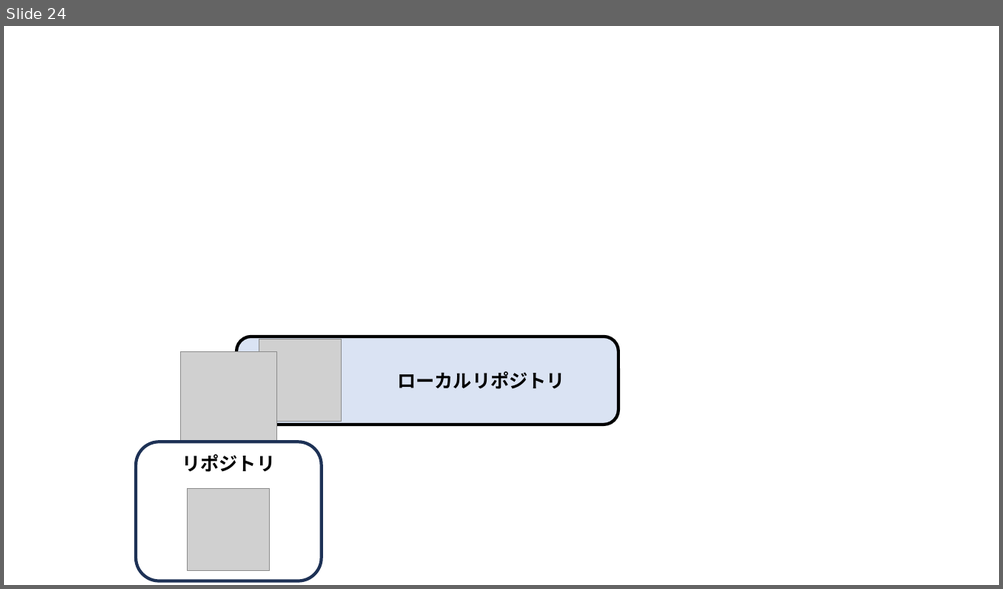
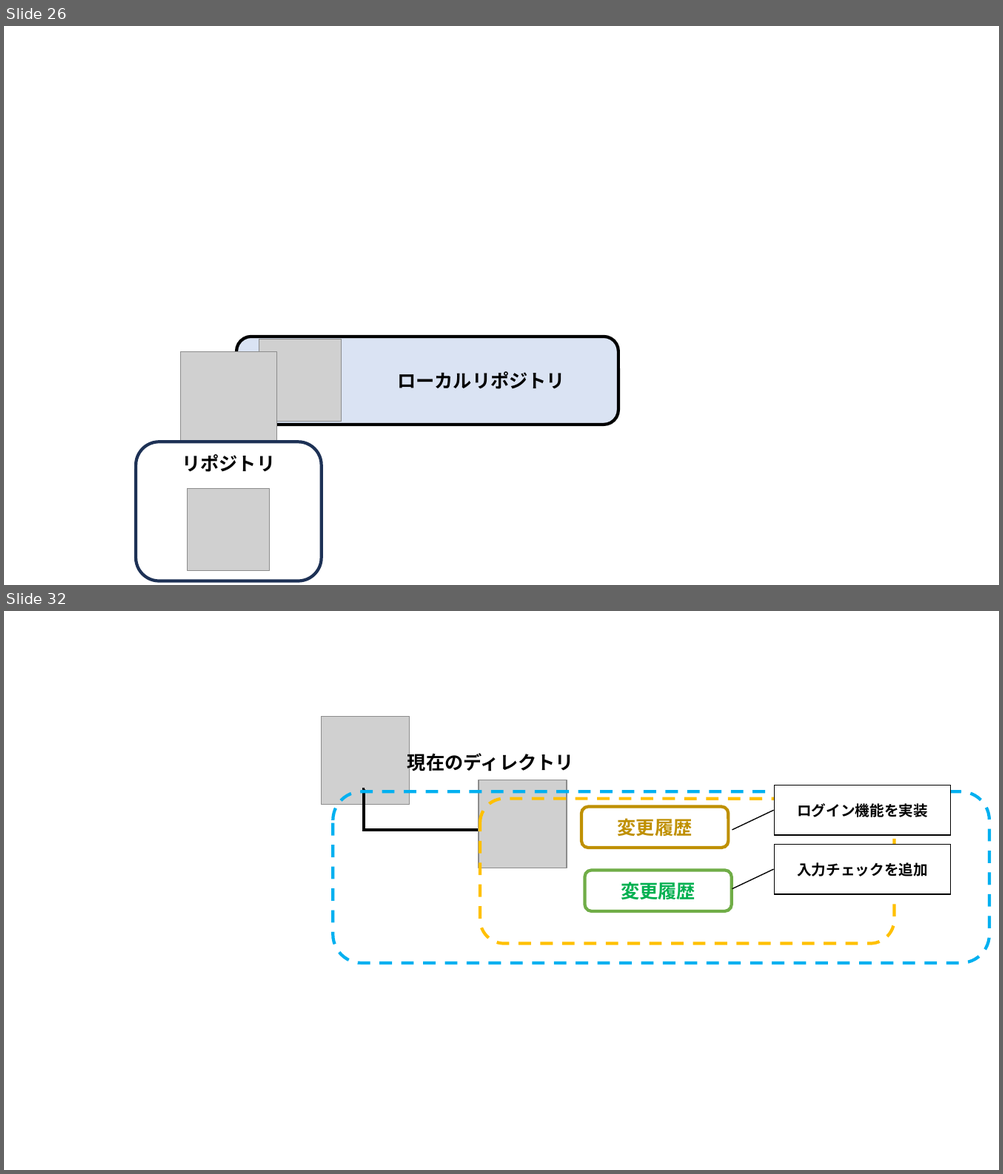
Before and after one commit to nishida2073/ai_navive, a slide deck: 01_テキスト/Git入門_図.pptx. Shown one above the other, each under a label of ours: slide 24 before the commit, slides 26 and 32 after it; the slides between them are not shown. The pictures are 1003x589 and 1003x1174 pixels, drawn with LibreOffice and Linux fonts; fonts in the diff are those of the drawing; grey boxes stand for pictures. Boxes give left, top, right and bottom in pixels: in the first picture for what was removed or moved away, otherwise in the second. Text is boxed around its words. In the diff, an @@ line names an element or a change of style, - is before the commit and + after.

```diff
--- a/01_テキスト/Git入門_図.pptx
+++ b/01_テキスト/Git入門_図.pptx
@@ slide 32 added at (x1=4, y1=611, x2=999, y2=1170), background #FFFFFF @@
@@ picture added at (x1=322, y1=716, x2=410, y2=804) @@
@@ text added at (x1=407, y1=750, x2=574, y2=774), 18 pt, text #000000, bold @@
+現在のディレクトリ
@@ picture added at (x1=478, y1=780, x2=566, y2=869) @@
@@ border callout added at (x1=774, y1=786, x2=950, y2=835), fill #FFFFFF, outline #000000 1 pt, 14 pt, text #000000, bold @@
+ログイン機能を実装
@@ rounded rectangle added at (x1=333, y1=792, x2=990, y2=963), outline #00B0F0 3 pt dashed @@
@@ elbow line added from (364, 789) to (479, 830), #000000 3 pt @@
@@ rounded rectangle added at (x1=480, y1=799, x2=894, y2=944), outline #FFC000 3 pt dashed @@
@@ rounded rectangle added at (x1=581, y1=806, x2=728, y2=848), fill #FFFFFF, outline #BF9000 3 pt, 18 pt, text #BF9000, bold @@
+変更履歴
@@ border callout added at (x1=774, y1=845, x2=950, y2=894), fill #FFFFFF, outline #000000 1 pt, 14 pt, text #000000, bold @@
+入力チェックを追加
@@ rounded rectangle added at (x1=584, y1=871, x2=731, y2=911), fill #FFFFFF, outline #70AD47 3 pt, 18 pt, text #00B050, bold @@
+変更履歴
@@ what was slide 24 is now slide 26 @@
```
Also in this commit, not shown: 11 slides changed, 17 other slides added, 1 other file.
